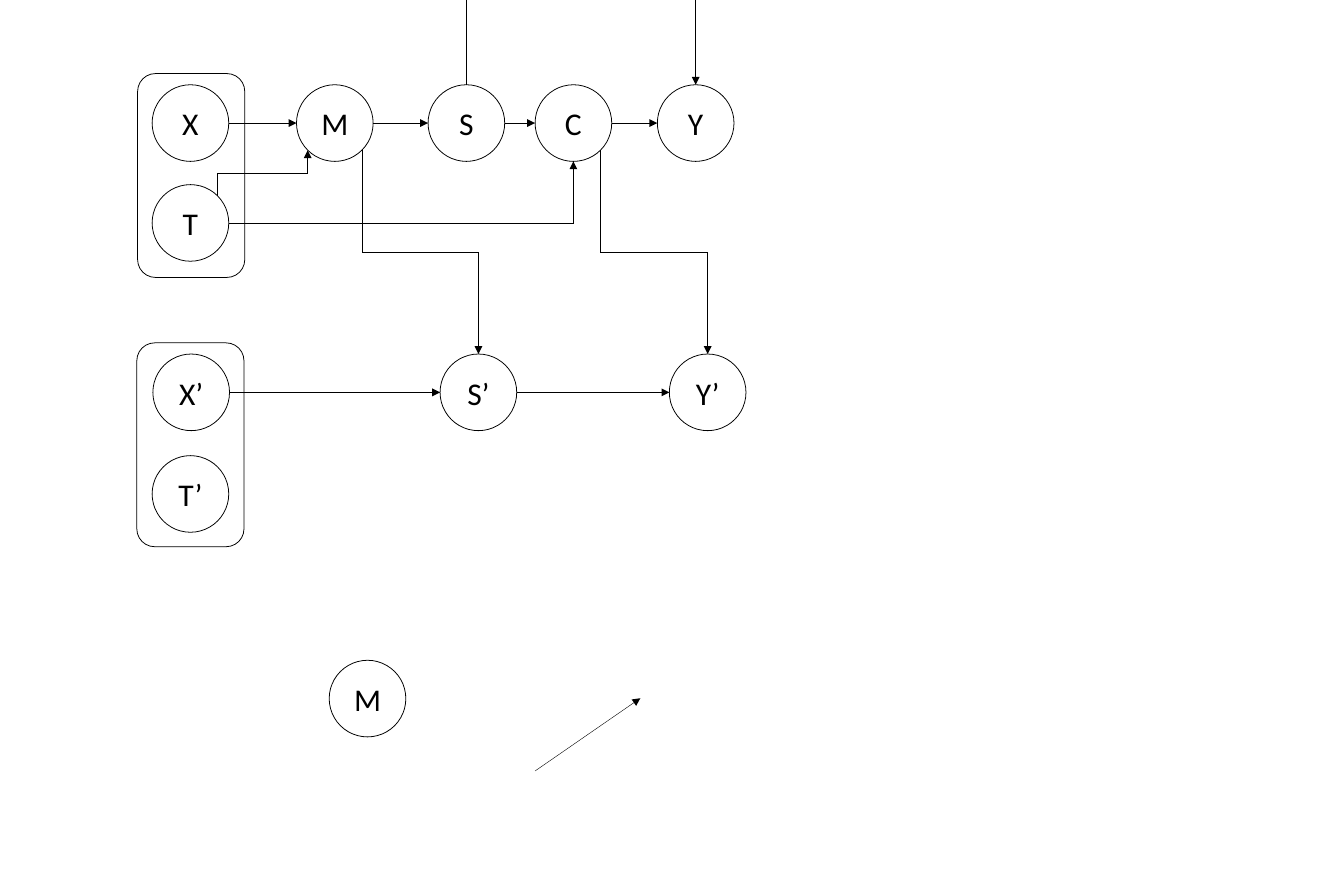
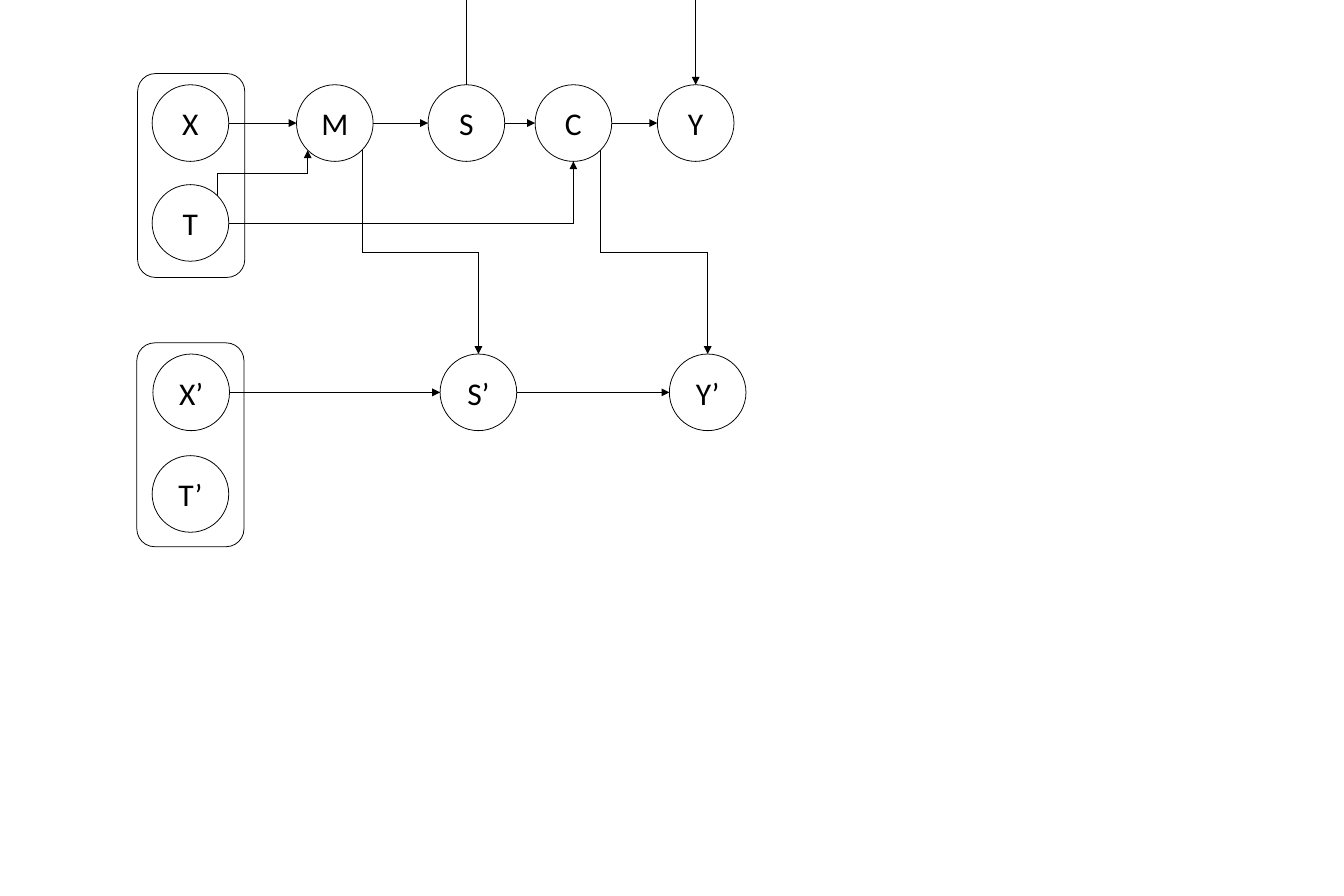
Before and after one commit to Rio114/MachineLearning, a slide deck: slide 13 of unbalance/images.pptx. Drawn at 1344x896 pixels with LibreOffice and Linux fonts; fonts in the diff are those of the drawing. Boxes give left, top, right and bottom in pixels: in the first picture for what was removed or moved away, otherwise in the second. Text is boxed around its words. In the diff, an @@ line names an element or a change of style, - is before the commit and + after.

```diff
--- a/unbalance/images.pptx
+++ b/unbalance/images.pptx
@@ ellipse removed at (329,661,406,737) @@
-M
@@ arrow removed from (535, 771) to (641, 698) @@
```
Also in this commit, not shown: 3 other files.
